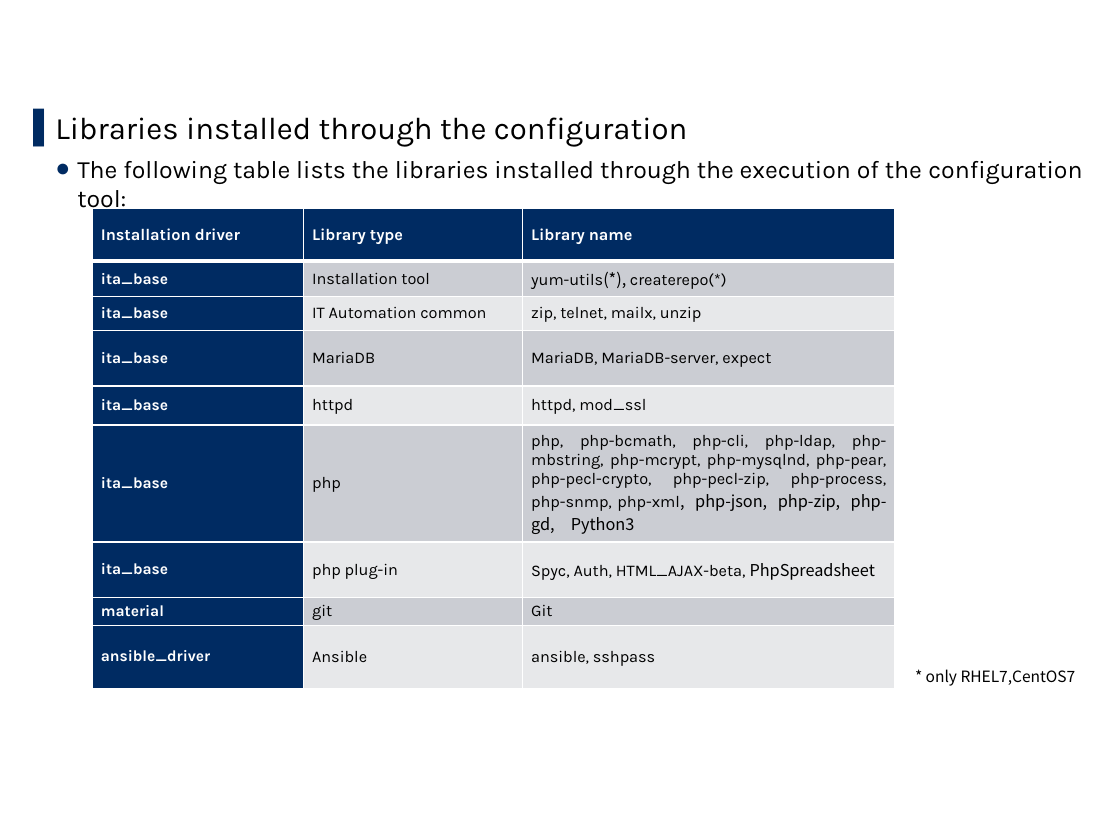
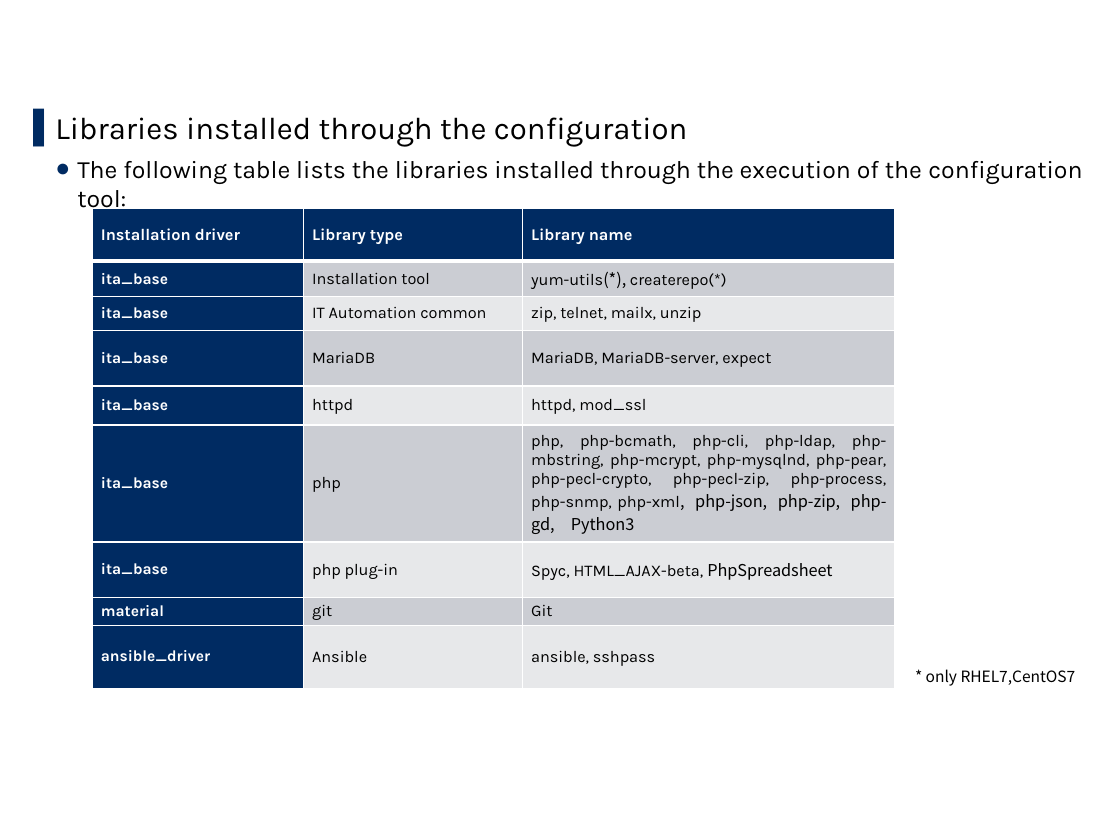
Before and after one commit to exastro-suite/it-automation-docs, a slide deck: slide 19 of asset/Learn/ITA-online-install_en.pptx. Drawn at 1120x840 pixels with LibreOffice and Linux fonts; fonts in the diff are those of the drawing; background and template pictures are left out. Boxes give left, top, right and bottom in pixels: in the first picture for what was removed or moved away, otherwise in the second. Text is boxed around its words. In the diff, an @@ line names an element or a change of style, - is before the commit and + after.

```diff
--- a/asset/Learn/ITA-online-install_en.pptx
+++ b/asset/Learn/ITA-online-install_en.pptx
@@ table at (x1=93, y1=208, x2=896, y2=689) @@
-row 7, column 3: Spyc, Auth, HTML_AJAX-beta, PhpSpreadsheet
+row 7, column 3: Spyc, HTML_AJAX-beta, PhpSpreadsheet
```
Also in this commit, not shown: 3 other slides changed.
